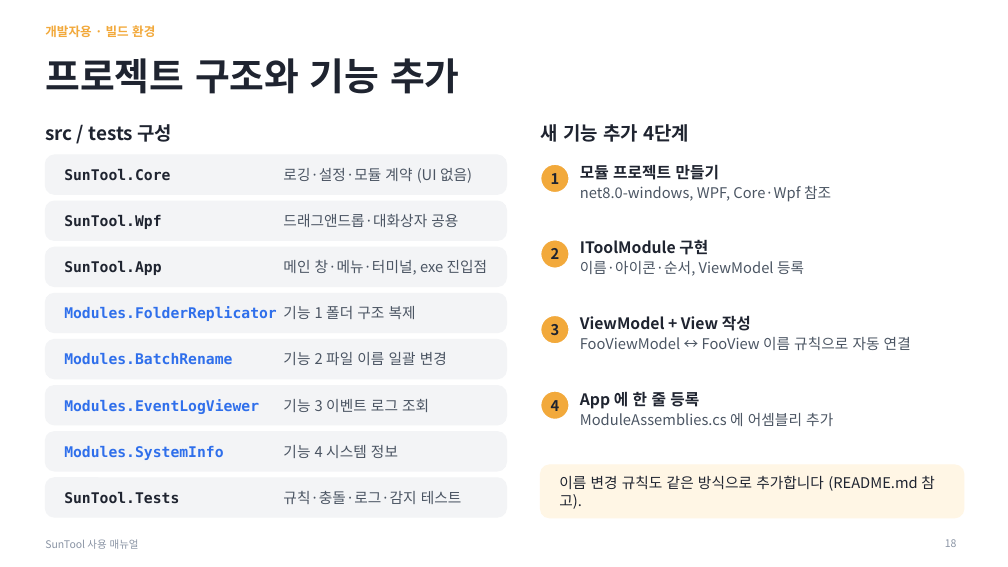
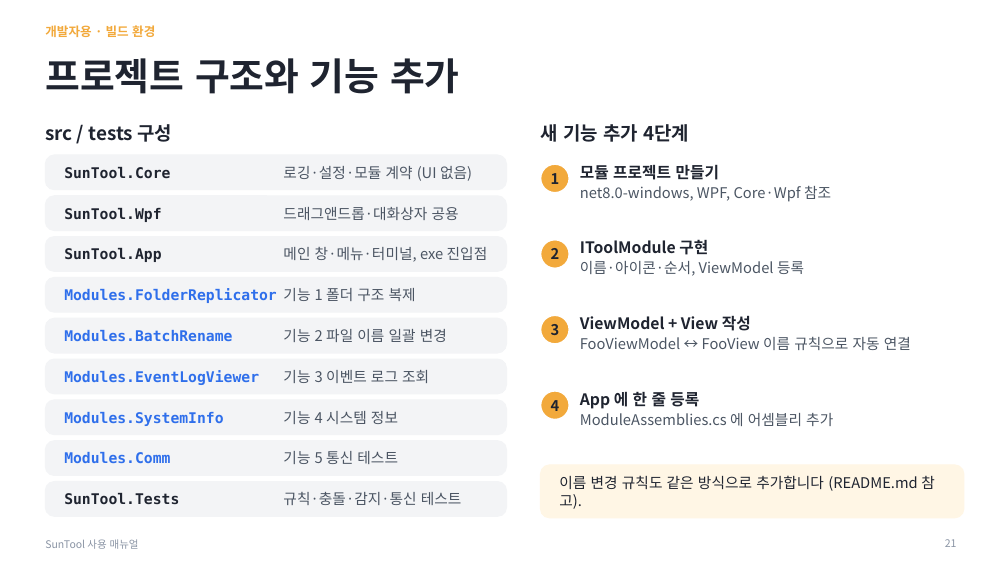
Before and after one commit to MiniSG/SunTool, a slide deck: slide 21 of docs/SunTool_사용매뉴얼.pptx (slide 18 before the commit). Drawn at 1008x567 pixels with LibreOffice and Linux fonts; fonts in the diff are those of the drawing. Boxes give left, top, right and bottom in pixels: in the first picture for what was removed or moved away, otherwise in the second. Text is boxed around its words. In the diff, an @@ line names an element or a change of style, - is before the commit and + after.

```diff
--- a/docs/SunTool_사용매뉴얼.pptx
+++ b/docs/SunTool_사용매뉴얼.pptx
@@ rounded rectangle: place and size @@
-rounded rectangle at (45,155,507,194)
+rounded rectangle at (45,155,507,190)
@@ rounded rectangle: place and size @@
-rounded rectangle at (45,201,507,240)
+rounded rectangle at (45,196,507,231)
@@ text "SunTool.Wpf": place and size @@
-text "SunTool.Wpf" at (64,215,161,229)
+text "SunTool.Wpf" at (64,208,161,222)
@@ text "드래그앤드롭·대화상자 공용": place and size @@
-text "드래그앤드롭·대화상자 공용" at (283,214,458,227)
+text "드래그앤드롭·대화상자 공용" at (283,207,459,220)
@@ rounded rectangle: place and size @@
-rounded rectangle at (45,247,507,287)
+rounded rectangle at (45,237,507,271)
@@ text "SunTool.App": place and size @@
-text "SunTool.App" at (64,261,161,275)
+text "SunTool.App" at (64,248,161,262)
@@ text "메인 창·메뉴·터미널, exe 진입점": place and size @@
-text "메인 창·메뉴·터미널, exe 진입점" at (283,260,488,275)
+text "메인 창·메뉴·터미널, exe 진입점" at (283,247,488,262)
@@ proportions changed in 8 elements at (45,482,507,516), (45,155,507,190), (45,441,507,476), (45,196,507,231), (45,400,507,435), (45,237,507,271), (45,359,507,394), (45,278,507,312) @@
@@ rounded rectangle: place and size @@
-rounded rectangle at (45,293,507,333)
+rounded rectangle at (45,278,507,312)
@@ text "Modules.FolderReplicator": place and size @@
-text "Modules.FolderReplicator" at (64,306,277,321)
+text "Modules.FolderReplicator" at (64,288,277,303)
@@ text "기능 1 폴더 구조 복제": place and size @@
-text "기능 1 폴더 구조 복제" at (283,306,416,319)
+text "기능 1 폴더 구조 복제" at (283,288,416,301)
@@ rounded rectangle added at (45,318,507,353), fill #F3F4F6, outline #F3F4F6 1 pt @@
@@ text "Modules.BatchRename": place and size @@
-text "Modules.BatchRename" at (64,353,232,364)
+text "Modules.BatchRename" at (64,330,232,341)
@@ text "기능 2 파일 이름 일괄 ...": place and size @@
-text "기능 2 파일 이름 일괄 ..." at (283,352,447,365)
+text "기능 2 파일 이름 일괄 ..." at (283,329,447,342)
@@ rounded rectangle: place and size @@
-rounded rectangle at (45,340,507,379)
+rounded rectangle at (45,359,507,394)
@@ text "Modules.EventLogViewer": place and size @@
-text "Modules.EventLogViewer" at (64,399,259,414)
+text "Modules.EventLogViewer" at (64,370,259,385)
@@ text "기능 3 이벤트 로그 조회": place and size @@
-text "기능 3 이벤트 로그 조회" at (283,399,429,412)
+text "기능 3 이벤트 로그 조회" at (283,370,429,383)
@@ rounded rectangle: place and size @@
-rounded rectangle at (45,386,507,425)
+rounded rectangle at (45,400,507,435)
@@ text "Modules.SystemInfo": place and size @@
-text "Modules.SystemInfo" at (64,446,223,460)
+text "Modules.SystemInfo" at (64,412,223,426)
@@ text "기능 4 시스템 정보": place and size @@
-text "기능 4 시스템 정보" at (283,445,398,458)
+text "기능 4 시스템 정보" at (283,411,398,424)
@@ rounded rectangle: place and size @@
-rounded rectangle at (45,432,507,471)
+rounded rectangle at (45,441,507,476)
@@ text added at (64,452,170,463), 14 pt, text #2F6FEB, bold @@
+Modules.Comm
@@ text added at (283,451,398,464), 14 pt, text #4B5563 @@
+기능 5 통신 테스트
@@ rounded rectangle: place and size @@
-rounded rectangle at (45,478,507,517)
+rounded rectangle at (45,482,507,516)
@@ text at (283,492,462,505): text changed @@
-규칙·충돌·로그·감지 테스트
+규칙·충돌·감지·통신 테스트
@@ page number at (945,539,957,547): text changed @@
-18
+21
```
Also in this commit, not shown: 11 other slides changed, 3 slides added, 29 other files.
